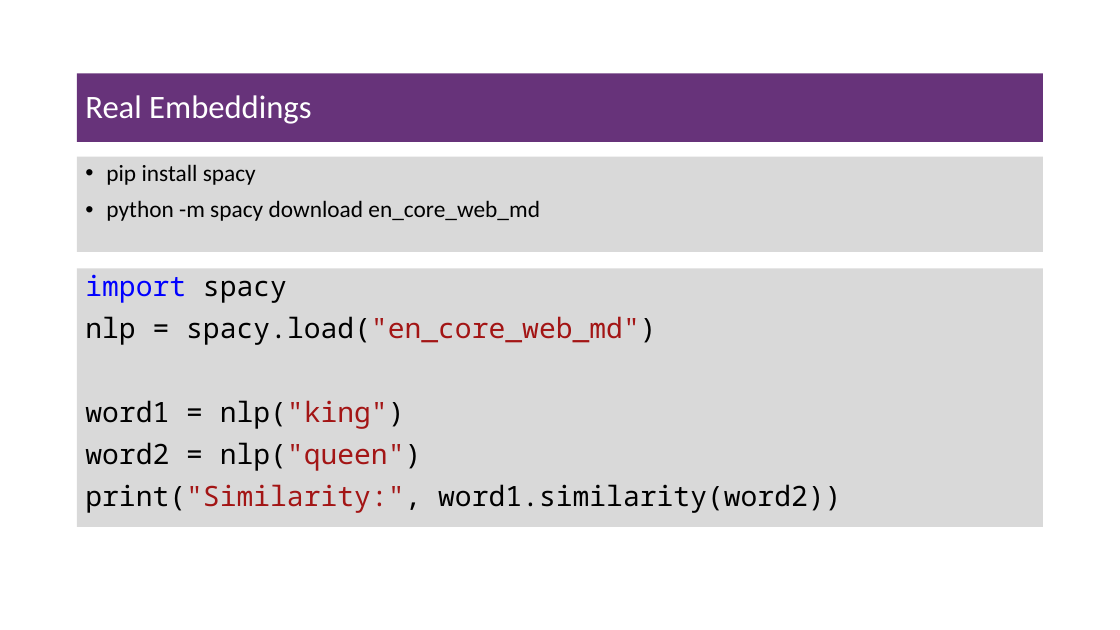
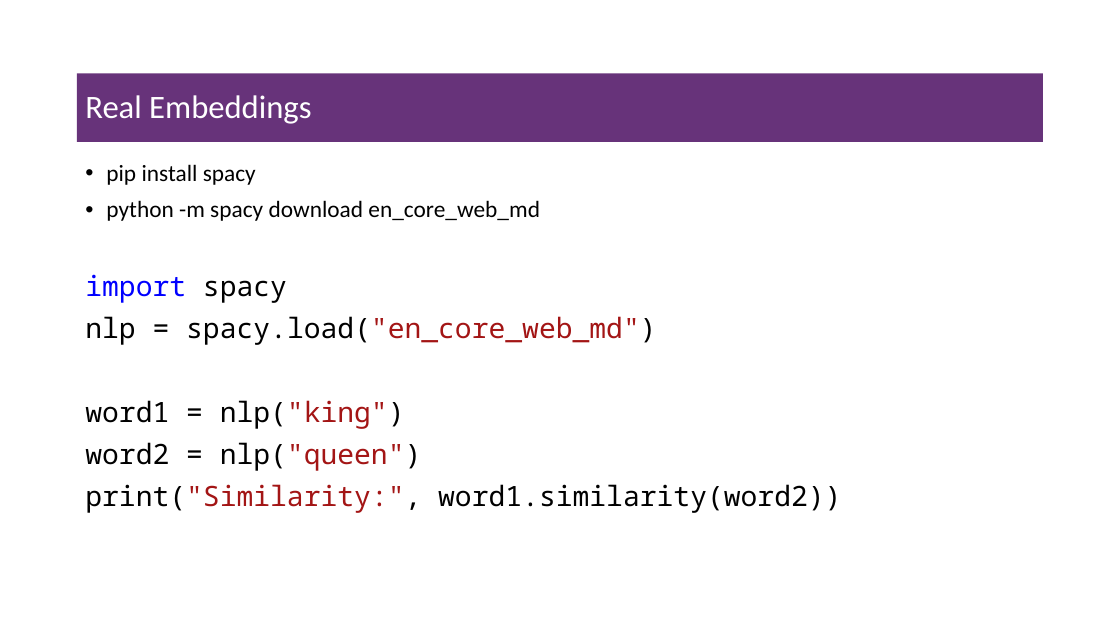
Before and after one commit to msfasha/307307-BI-Methods, a slide deck: slide 33 of 20242-NLP-LLM/lecture notes/Part 2 - Introduction to Large Language Models/Part 2 - Introduction to Large Language Models.pptx (slide 30 before the commit). Drawn at 1120x630 pixels with LibreOffice and Linux fonts; fonts in the diff are those of the drawing; background and template pictures are left out. Boxes give left, top, right and bottom in pixels: in the first picture for what was removed or moved away, otherwise in the second. Text is boxed around its words. In the diff, an @@ line names an element or a change of style, - is before the commit and + after.

```diff
--- a/20242-NLP-LLM/lecture notes/Part 2 - Introduction to Large Language Models/Part 2 - Introduction to Large Language Models.pptx
+++ b/20242-NLP-LLM/lecture notes/Part 2 - Introduction to Large Language Models/Part 2 - Introduction to Large Language Models.pptx
@@ text "pip install spacy": place and size @@
-text "pip install spacy" at <box>77,157,1044,252</box>
+text "pip install spacy" at <box>106,164,540,221</box>
@@ text "pip install spacy" at <box>106,164,540,221</box>: fill #D9D9D9 to none @@
@@ text "import spacy": place and size @@
-text "import spacy" at <box>77,268,1044,527</box>
+text "import spacy" at <box>85,274,841,513</box>
@@ text "import spacy" at <box>85,274,841,513</box>: fill #D9D9D9 to none @@
```
Also in this commit, not shown: 5 other slides changed, 4 slides added, 1 slide removed, 3 other files.
